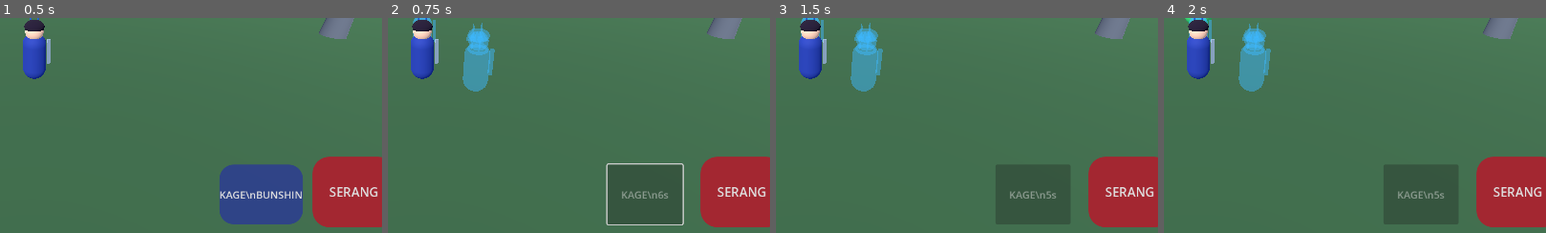
Above: before the commit, frames 1-4 (left to right).
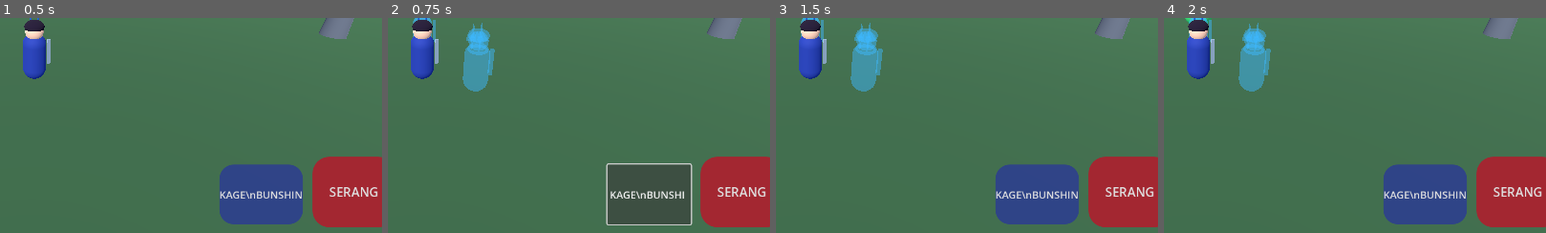
Above: after the commit, the same moments.

Repository: anjingsayang80-ui/Dunia-di-Balik-Mimpi
Game: Godot game, scene res://scenes/main.tscn
Two runs of this game, one before a commit and one after it. Both use one fixed random seed, a clock stepped at 60 frames per second and the inputs below.
Inputs:
- Up to frame 1 (0.5 s): no input
- Up to frame 2 (0.75 s): click "KAGE\nBUNSHIN" at 0.5 s
- Up to frame 3 (1.5 s): click "TAS" at 1.25 s
- Up to frame 4 (2 s): no input
The pictures show only the part of the screen within x 46-96%, y 46-96%; the shares and areas given below are measured in that part.

Frame 1 is identical in both runs. In frame 2, 1.2% of the frame differs, in the area x 58-80%, y 67-97%; in frame 3, 6.0%, in the area x 57-80%, y 68-96%; in frame 4, 6.0%.

Commit message:
Remove Kage Bunshin cooldown completely

Diff:
--- a/android-game/scripts/main.gd
+++ b/android-game/scripts/main.gd
@@ -15,7 +15,6 @@
 var clone_button: Button
 var shadow_clones: Array[Node3D] = []
 var clone_time_left := 0.0
-var clone_cooldown := 0.0
 var hp_text: Label
 var stats_text: Label
 var enemy_text: Label
@@ -313,11 +312,10 @@
     layer.add_child(clone_button)
 
 func _activate_shadow_clones() -> void:
-    if clone_cooldown > 0.0 or not is_instance_valid(hero):
+    if not is_instance_valid(hero):
         return
     _clear_shadow_clones()
     clone_time_left = 8.0
-    clone_cooldown = 6.0
     var offsets := [Vector3(-1.8, 0.0, 0.8), Vector3(1.8, 0.0, 0.8), Vector3(0.0, 0.0, -2.0)]
     for i in range(3):
         var shadow := Node3D.new()
@@ -425,7 +423,6 @@
     camera_node.rotation.x = clampf(camera_node.rotation.x - delta.y * 0.004, deg_to_rad(-55.0), deg_to_rad(5.0))
 
 func _process(delta: float) -> void:
-    clone_cooldown = maxf(0.0, clone_cooldown - delta)
     if clone_time_left > 0.0:
         clone_time_left -= delta
         if is_instance_valid(hero):
@@ -439,8 +436,8 @@
         if clone_time_left <= 0.0:
             _clear_shadow_clones()
     if is_instance_valid(clone_button):
-        clone_button.disabled = clone_cooldown > 0.0
-        clone_button.text = "KAGE\\n%.0fs" % clone_cooldown if clone_cooldown > 0.0 else "KAGE\\nBUNSHIN"
+        clone_button.disabled = false
+        clone_button.text = "KAGE\\nBUNSHIN"
     if is_instance_valid(hero):
         hero.mobile_move = move_vector
         if hero.hp <= 0:
